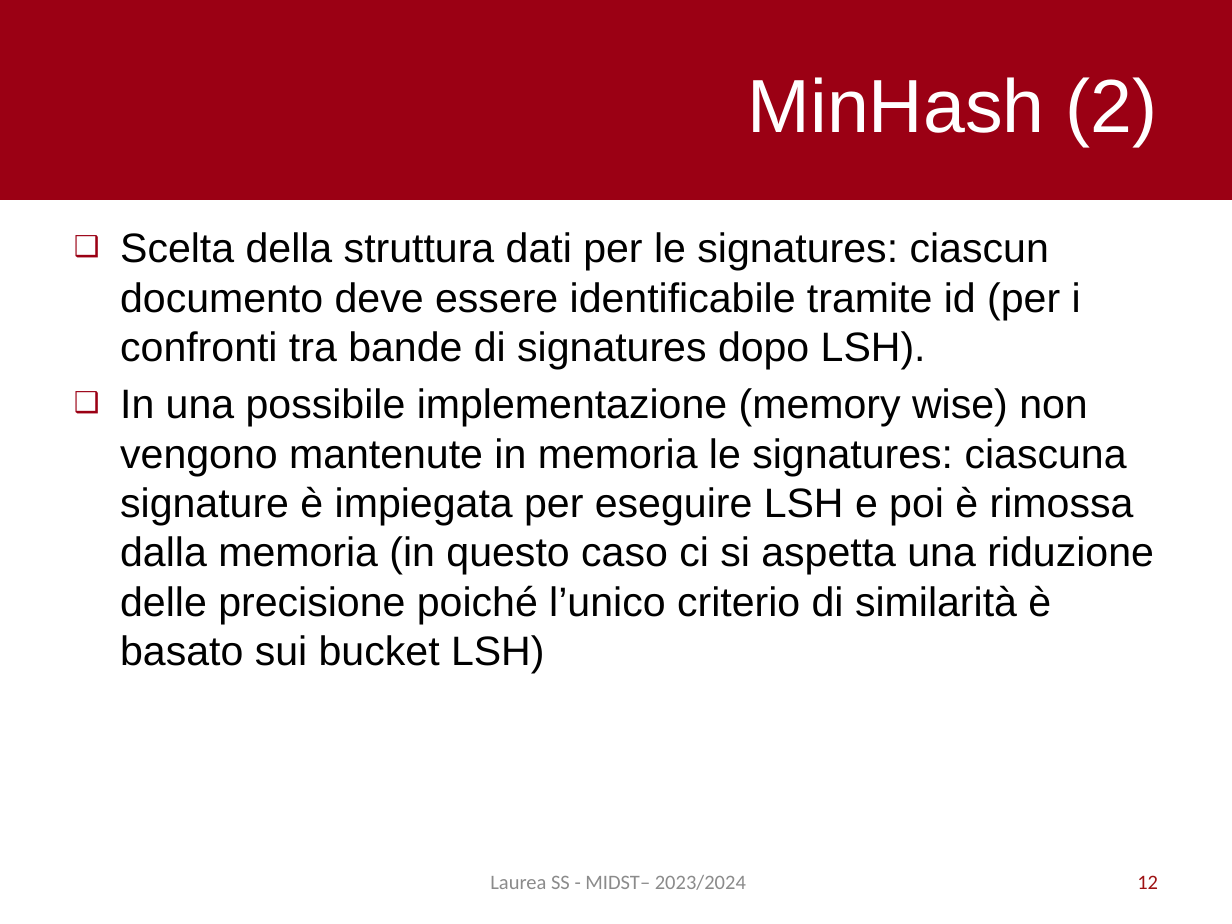
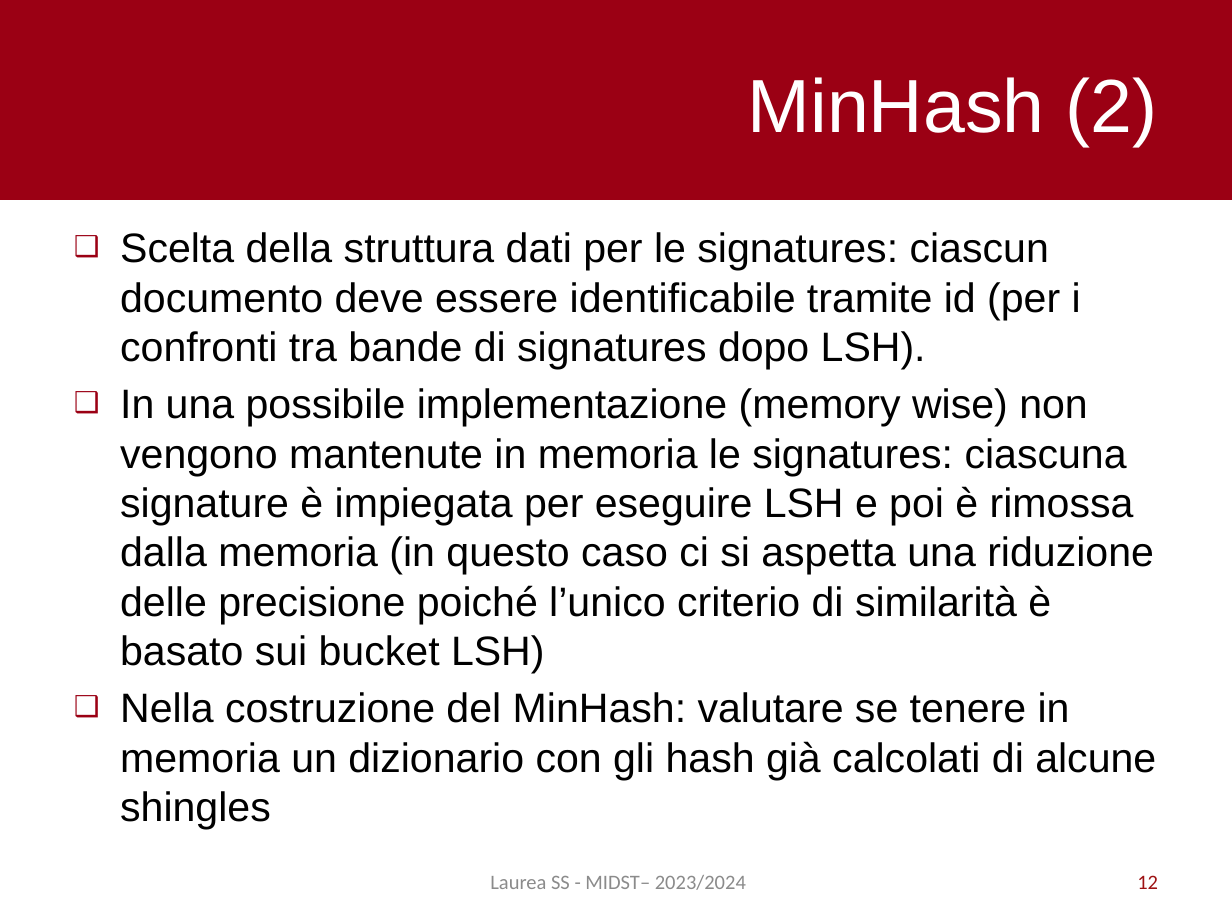
Before and after one commit to pietro-stangherlin/near_duplicate_doc_lsh, a slide deck: slide 12 of slides/ita/slides_ita.pptx. Drawn at 1232x924 pixels with LibreOffice and Linux fonts; fonts in the diff are those of the drawing. Boxes give left, top, right and bottom in pixels: in the first picture for what was removed or moved away, otherwise in the second. Text is boxed around its words. In the diff, an @@ line names an element or a change of style, - is before the commit and + after.

```diff
--- a/slides/ita/slides_ita.pptx
+++ b/slides/ita/slides_ita.pptx
@@ text at (x1=120, y1=692, x2=1156, y2=829): paragraph added @@
+❑ Nella costruzione del MinHash: valutare se tenere in memoria un dizionario con gli hash già calcolati di alcune shingles
```
Also in this commit, not shown: 3 other slides changed, 1 other file.
